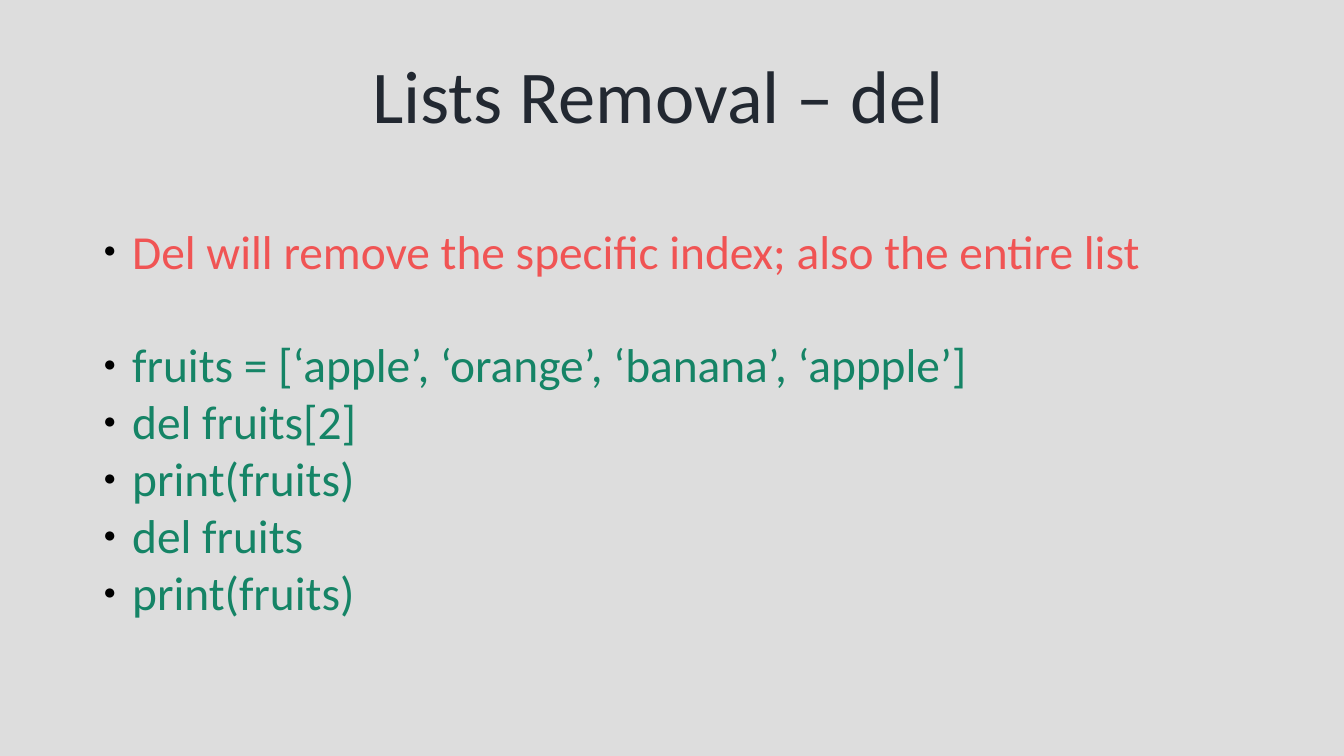
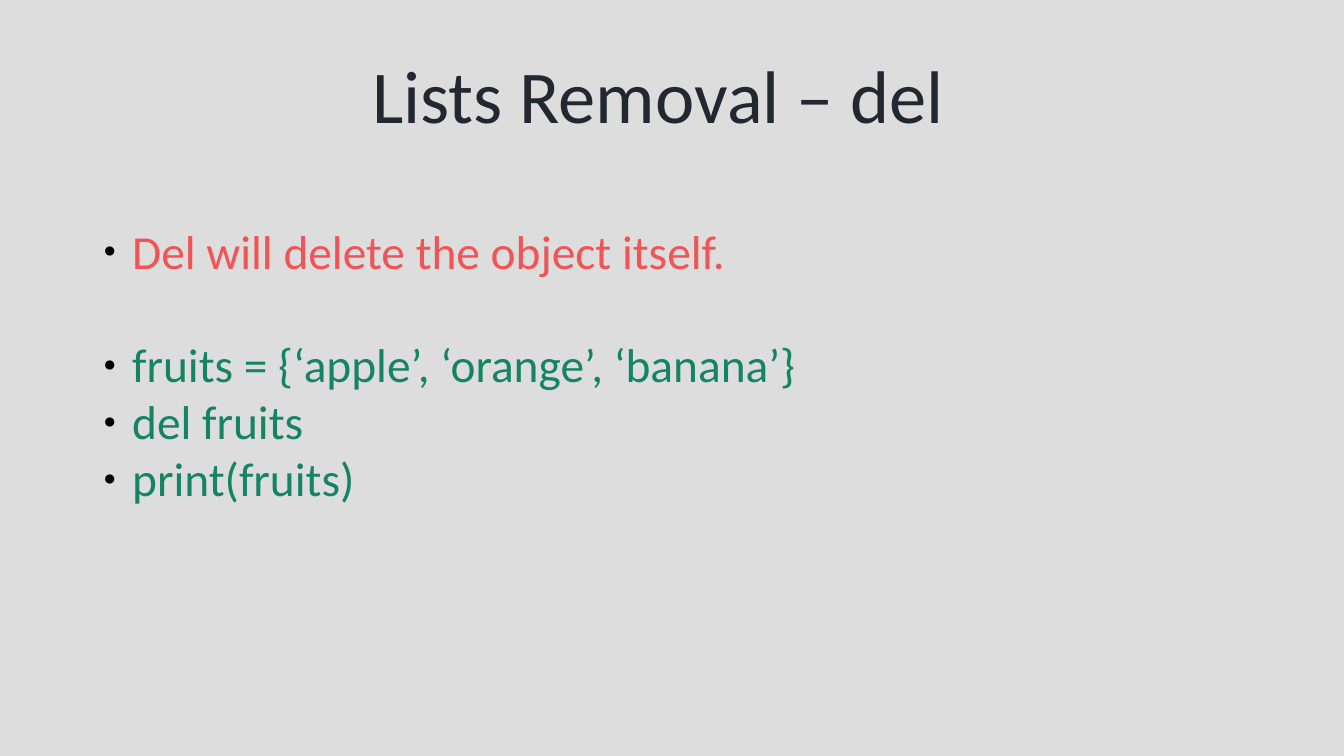
Before and after one commit to syedjafer/learning-notes, a slide deck: slide 20 of learnpythonwithus/session_10_ds_sets.odp (slide 29 before the commit). Drawn at 1344x756 pixels with LibreOffice and Linux fonts; fonts in the diff are those of the drawing. Boxes give left, top, right and bottom in pixels: in the first picture for what was removed or moved away, otherwise in the second. Text is boxed around its words. In the diff, an @@ line names an element or a change of style, - is before the commit and + after.

```diff
--- a/learnpythonwithus/session_10_ds_sets.odp
+++ b/learnpythonwithus/session_10_ds_sets.odp
@@ text at (132, 236, 795, 390): text changed @@
-● Del will remove the specific index; also the entire list
-● fruits = [‘apple’, ‘orange’, ‘banana’, ‘appple’]
-● del fruits[2]
-● print(fruits)
+● Del will delete the object itself.
+● fruits = {‘apple’, ‘orange’, ‘banana’}
```
Also in this commit, not shown: 8 other slides changed, 12 slides added, 11 slides removed, 2 other files.
